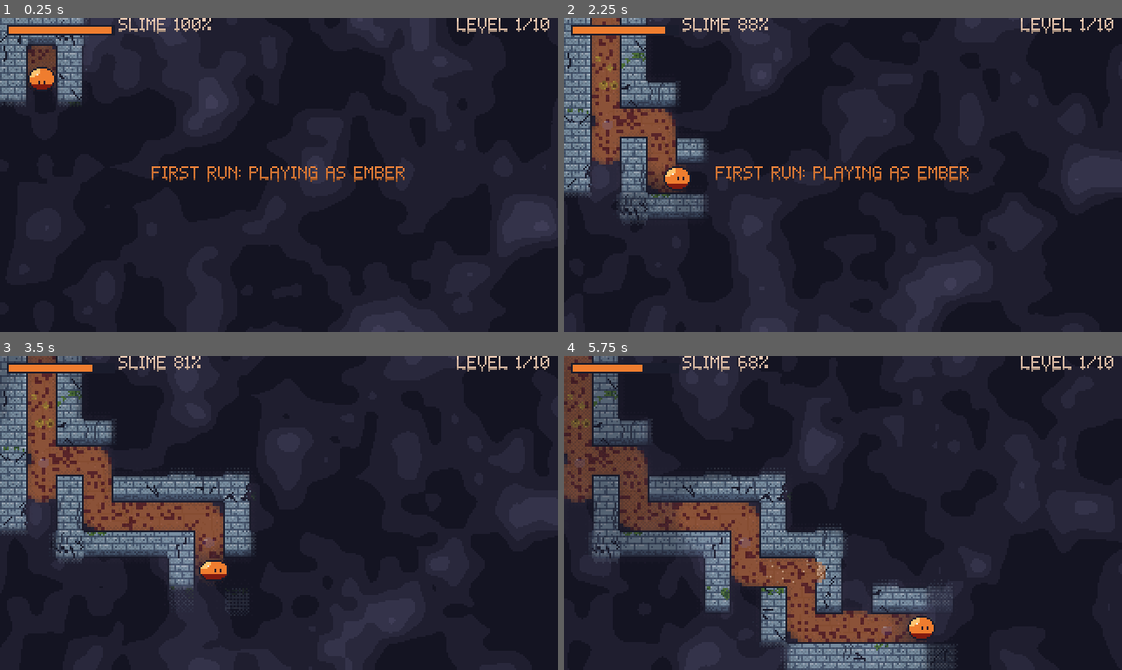
Above: before the commit, frames 1-4 (two rows, left to right).
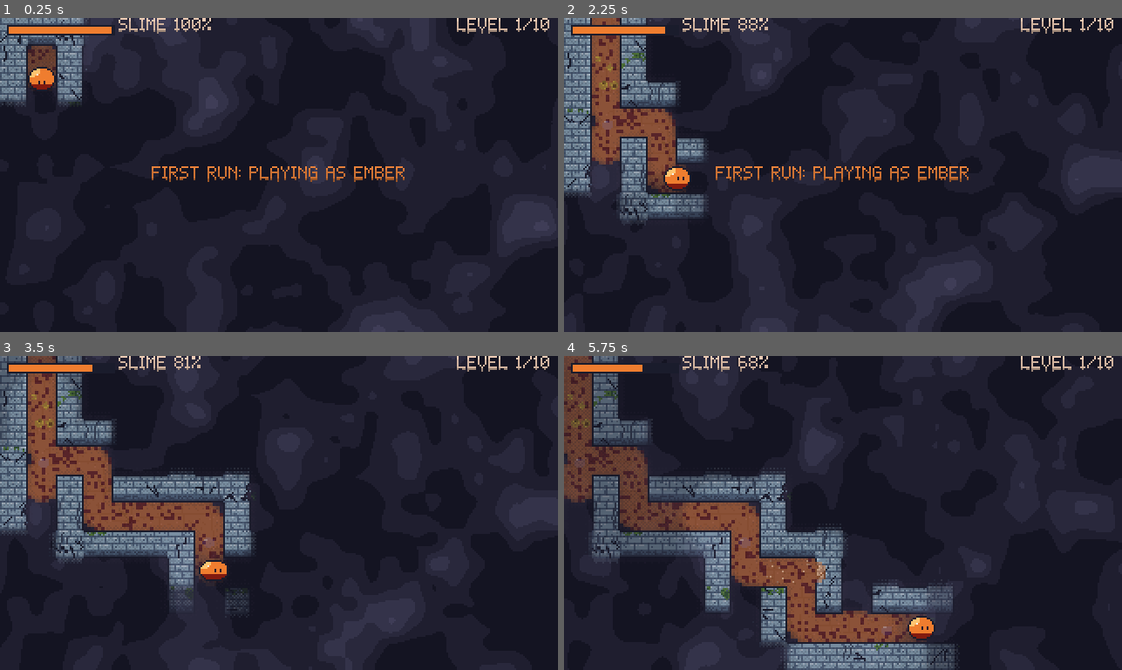
Above: after the commit, the same moments.

Repository: AveryBlue-GD/slime-time
Game: Godot game, scene res://tests/demo.tscn
Two runs of this game, one before a commit and one after it. Both use one fixed random seed, a clock stepped at 60 frames per second and the inputs below. This scene is started directly instead of the project's main scene.
Inputs (mouse positions are in pixels of both pictures, inside the frame that each line leads up to):
- Up to frame 1 (0.25 s): no input
- Up to frame 2 (2.25 s): tap Enter at 0.5 s; move the mouse to (815, 237) at 0.52 s; hold W (move_up) 0.53-1.25 s; tap P at 0.6 s; click (815, 237) at 0.67 s; tap Space (jump) at 0.77 s; drag from (1010, 222) to (815, 237) at 1.27 s; move the mouse to (675, 127) at 2.02 s; hold A (move_left) from 2.03 s (still down); tap I at 2.1 s
- Up to frame 3 (3.5 s): release A (move_left) at 2.75 s; drag from (306, 513) to (111, 465) at 2.77 s
- Up to frame 4 (5.75 s): move the mouse to (759, 434) at 3.52 s; hold S (move_down) 3.53-4.25 s; tap J at 3.6 s; tap Space (jump) at 3.77 s; drag from (965, 497) to (759, 434) at 4.27 s; move the mouse to (731, 528) at 5.02 s; hold W (move_up) from 5.03 s (still down); tap P at 5.1 s; click (731, 528) at 5.17 s

The runs differ from the first frame. In frame 2, less than 0.1% of the frame differs, in the area x 17-19%, y 58-62%; in frame 3, less than 0.1%; in frame 4, 0.1%, in the area x 20-70%, y 38-100%.

Commit message:
Fog map in plain RGBA8 so it clears on phones
Many phone GPUs can't load the RGB float texture the fog used, so the
fog never cleared on mobile. The fog image is now RGBA8: 16-bit last-lit
and first-revealed times (1/16 s steps) plus a wall bit, packed by
game._fog_color and decoded the same way in fog.gdshader.

Co-Authored-By: Claude Opus 5.5 <noreply@anthropic.com>

Diff:
--- a/assets/shaders/fog.gdshader
+++ b/assets/shaders/fog.gdshader
@@ -1,9 +1,10 @@
 shader_type canvas_item;
 
-// Drifting fog over the maze. The texture has one texel per fog cell:
-//   r = game time (seconds) the cell was last lit by the slime
-//   g = -1 never revealed, 0 floor/goo, 1 wall
-//   b = game time the cell was first revealed
+// Drifting fog over the maze. The texture is plain RGBA8 (phones can't all load float textures),
+// one texel per fog cell, holding two 16-bit numbers counted in 1/TICKS second steps
+// (packed by game.gd _fog_color):
+//   r,g = when the cell was last lit by the slime
+//   b,a = (when it was first revealed + 1) * 2 + 1 if it's a wall; 0 = never revealed
 // Unexplored cells are fully covered by mist. A newly reached cell clears over `reveal_time`;
 // once the slime moves away, lit cells fade back toward mist in steps. Walls use the same steps
 // at the same moments, just `wall_shade` thicker. Fog edges are softened by blending
@@ -31,13 +32,18 @@
 
 const float BAYER[16] = {0.0, 8.0, 2.0, 10.0, 12.0, 4.0, 14.0, 6.0, 3.0, 11.0, 1.0, 9.0, 15.0, 7.0, 13.0, 5.0};
 const float DITHER_LEVELS = 8.0;
+const float TICKS = 16.0;
 
 // Fog amount for one cell's data (see the channel layout above).
-float cell_alpha(vec3 cell) {
-	if (cell.g < 0.0) {
+float cell_alpha(vec4 texel) {
+	vec4 bytes = floor(texel * 255.0 + 0.5);
+	float packed = bytes.b * 256.0 + bytes.a;
+	if (packed < 1.0) {
 		return 1.0;
 	}
-	float age = now - cell.r;
+	float wall = mod(packed, 2.0);
+	float first_revealed = (floor(packed / 2.0) - 1.0) / TICKS;
+	float age = now - (bytes.r * 256.0 + bytes.g) / TICKS;
 	if (hard_mode && age >= fade_after[LAYERS - 2]) {
 		return 1.0;
 	}
@@ -48,10 +54,10 @@
 			break;
 		}
 	}
-	if (cell.g > 0.5) {
+	if (wall > 0.5) {
 		alpha += (1.0 - alpha) * wall_shade;
 	}
-	return max(alpha, 1.0 - clamp((now - cell.b) / reveal_time, 0.0, 1.0));
+	return max(alpha, 1.0 - clamp((now - first_revealed) / reveal_time, 0.0, 1.0));
 }
 
 float hash(vec2 p) {
@@ -69,13 +75,13 @@
 void fragment() {
 	vec2 t = TEXTURE_PIXEL_SIZE;
 	// Soft edge: weighted blend of this cell and its neighbors (13 taps, ~3 cells wide).
-	float alpha = cell_alpha(texture(TEXTURE, UV).rgb) * 4.0;
-	alpha += 2.0 * (cell_alpha(texture(TEXTURE, UV + vec2(t.x, 0.0)).rgb) + cell_alpha(texture(TEXTURE, UV - vec2(t.x, 0.0)).rgb)
-		+ cell_alpha(texture(TEXTURE, UV + vec2(0.0, t.y)).rgb) + cell_alpha(texture(TEXTURE, UV - vec2(0.0, t.y)).rgb));
-	alpha += cell_alpha(texture(TEXTURE, UV + t).rgb) + cell_alpha(texture(TEXTURE, UV - t).rgb)
-		+ cell_alpha(texture(TEXTURE, UV + vec2(t.x, -t.y)).rgb) + cell_alpha(texture(TEXTURE, UV + vec2(-t.x, t.y)).rgb);
-	alpha += cell_alpha(texture(TEXTURE, UV + vec2(2.0 * t.x, 0.0)).rgb) + cell_alpha(texture(TEXTURE, UV - vec2(2.0 * t.x, 0.0)).rgb)
-		+ cell_alpha(texture(TEXTURE, UV + vec2(0.0, 2.0 * t.y)).rgb) + cell_alpha(texture(TEXTURE, UV - vec2(0.0, 2.0 * t.y)).rgb);
+	float alpha = cell_alpha(texture(TEXTURE, UV)) * 4.0;
+	alpha += 2.0 * (cell_alpha(texture(TEXTURE, UV + vec2(t.x, 0.0))) + cell_alpha(texture(TEXTURE, UV - vec2(t.x, 0.0)))
+		+ cell_alpha(texture(TEXTURE, UV + vec2(0.0, t.y))) + cell_alpha(texture(TEXTURE, UV - vec2(0.0, t.y))));
+	alpha += cell_alpha(texture(TEXTURE, UV + t)) + cell_alpha(texture(TEXTURE, UV - t))
+		+ cell_alpha(texture(TEXTURE, UV + vec2(t.x, -t.y))) + cell_alpha(texture(TEXTURE, UV + vec2(-t.x, t.y)));
+	alpha += cell_alpha(texture(TEXTURE, UV + vec2(2.0 * t.x, 0.0))) + cell_alpha(texture(TEXTURE, UV - vec2(2.0 * t.x, 0.0)))
+		+ cell_alpha(texture(TEXTURE, UV + vec2(0.0, 2.0 * t.y))) + cell_alpha(texture(TEXTURE, UV - vec2(0.0, 2.0 * t.y)));
 	alpha /= 20.0;
 
 	// Dither in world pixels so the pattern stays put as the camera moves.
--- a/scripts/game.gd
+++ b/scripts/game.gd
@@ -9,8 +9,9 @@
 ##
 ## Reveal works on a fine grid (FOG_CELL px). Two images cover the map:
 ## - trail_image: goo (in the skin's colors) where the slime has been
-## - fog_image:   per cell, r = when it was last lit, g = -1 never revealed / 0 floor / 1 wall,
-##   b = when it was first revealed (see fog.gdshader, which draws it as soft drifting mist). Revealed cells near the slime stay lit; once it moves away they fade
+## - fog_image:   per cell, when it was last lit, when it was first revealed, and floor vs wall,
+##   packed into a plain RGBA8 image (see _fog_color) so every device can use it -- many phone
+##   GPUs can't load float textures. fog.gdshader decodes it and draws soft drifting mist. Revealed cells near the slime stay lit; once it moves away they fade
 ##   back toward darkness in steps (FADE_AFTER / FADE_ALPHA). Walls follow the same steps at
 ##   the same moments, just a constant WALL_FOG_ALPHA darker, so everything dims together.
 
@@ -38,9 +39,9 @@
 ## older than the last step, it settles at the final FADE_ALPHA (a dim memory of the path).
 const FADE_AFTER: Array[float] = [3.0, 7.0, 12.0, 18.0]
 const FADE_ALPHA: Array[float] = [0.0, 0.3, 0.5, 0.65, 0.78]
-const UNREVEALED := Color(0, -1, 0, 0)
-const KIND_FLOOR := 0.0
-const KIND_WALL := 1.0
+const UNREVEALED := Color(0, 0, 0, 0)
+## Fog times are stored as 16-bit counts of 1/FOG_TICKS seconds (up to ~68 minutes).
+const FOG_TICKS := 16.0
 ## Light radius of a fully glowing slime (custom skin, after beating the game).
 const GLOW_MAX_RADIUS := 64.0
 
@@ -224,16 +225,34 @@
 ## Fog opacity (0 = fully lit, 1 = covered) at a pixel position right now; matches fog.gdshader's
 ## per-cell value, without its cosmetic extras (soft edges, clearing fade-in, glow).
 func fog_alpha_at(pos: Vector2) -> float:
-	var cell := fog_image.get_pixelv(Vector2i((pos / FOG_CELL).floor()))
-	if cell.g < 0.0:
+	var cell := _fog_decode(fog_image.get_pixelv(Vector2i((pos / FOG_CELL).floor())))
+	if not cell.revealed:
 		return 1.0
-	var age := elapsed - cell.r
+	var age: float = elapsed - cell.lit
 	if hard_mode and age >= FADE_AFTER[-1]:
 		return 1.0
 	var alpha := fade_alpha(age)
-	if cell.g > 0.5:
+	if cell.wall:
 		alpha += (1.0 - alpha) * WALL_FOG_ALPHA
 	return alpha
+
+
+## Packs one fog cell into RGBA8: r,g = last-lit time; b,a = (first-revealed time + 1) * 2 + is_wall,
+## both in 1/FOG_TICKS second steps. b,a = 0 means never revealed. fog.gdshader decodes the same way.
+static func _fog_color(lit: float, revealed: float, wall: bool) -> Color:
+	var lit_ticks := clampi(int(lit * FOG_TICKS), 0, 65535)
+	var packed := (clampi(int(revealed * FOG_TICKS), 0, 32766) + 1) * 2 + (1 if wall else 0)
+	return Color8(lit_ticks >> 8, lit_ticks & 255, packed >> 8, packed & 255)
+
+
+static func _fog_decode(color: Color) -> Dictionary:
+	var packed := color.b8 * 256 + color.a8
+	return {
+		revealed = packed > 0,
+		wall = packed % 2 == 1,
+		lit = (color.r8 * 256 + color.g8) / FOG_TICKS,
+		first_revealed = ((packed >> 1) - 1) / FOG_TICKS,
+	}
 
 
 ## Extra slime lost when a jump planned to cover intended_distance px hits a wall.
@@ -323,7 +342,7 @@
 
 func _build_overlays() -> void:
 	var cells: Vector2i = maze.size * TILE / FOG_CELL
-	fog_image = Image.create_empty(cells.x, cells.y, false, Image.FORMAT_RGBF)
+	fog_image = Image.create_empty(cells.x, cells.y, false, Image.FORMAT_RGBA8)
 	fog_image.fill(UNREVEALED)
 	trail_image = Image.create_empty(cells.x, cells.y, false, Image.FORMAT_RGBA8)
 	trail_image.fill(CLEAR)
@@ -374,7 +393,7 @@
 			elif trail_image.get_pixelv(cell).a > 0.0:
 				continue
 			trail_image.set_pixelv(cell, _goo_color(posmod(hash(cell), 5) == 0))
-			fog_image.set_pixelv(cell, Color(elapsed, KIND_FLOOR, elapsed))
+			fog_image.set_pixelv(cell, _fog_color(elapsed, elapsed, false))
 			textures_dirty = true
 
 
@@ -397,10 +416,9 @@
 			var cell := Vector2i(cx, cy)
 			if ((Vector2(cell) + Vector2(0.5, 0.5)) * FOG_CELL).distance_to(pos) > LIGHT_RADIUS:
 				continue
-			var value := fog_image.get_pixelv(cell)
-			if value.g >= 0.0 and value.r < elapsed:
-				value.r = elapsed
-				fog_image.set_pixelv(cell, value)
+			var value := _fog_decode(fog_image.get_pixelv(cell))
+			if value.revealed and int(value.lit * FOG_TICKS) < int(elapsed * FOG_TICKS):
+				fog_image.set_pixelv(cell, _fog_color(elapsed, value.first_revealed, value.wall))
 				textures_dirty = true
 
 
@@ -424,7 +442,7 @@
 		return
 	revealed_walls[tile] = true
 	fog_image.fill_rect(Rect2i(tile * TILE / FOG_CELL, Vector2i.ONE * (TILE / FOG_CELL)),
-		Color(elapsed, KIND_WALL, elapsed))
+		_fog_color(elapsed, elapsed, true))
 	textures_dirty = true
 
 
Not shown, changed: CLAUDE.md
